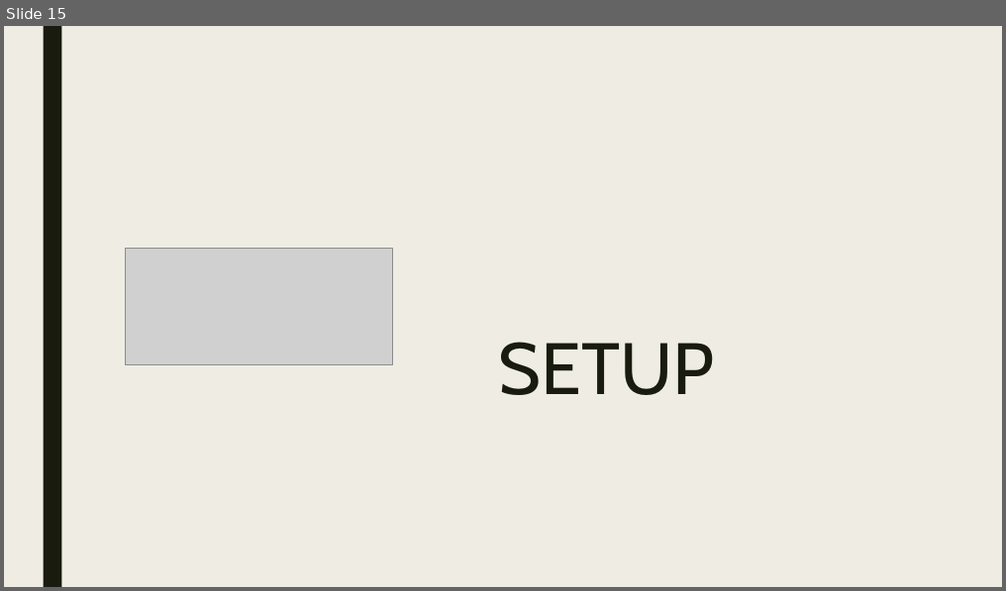
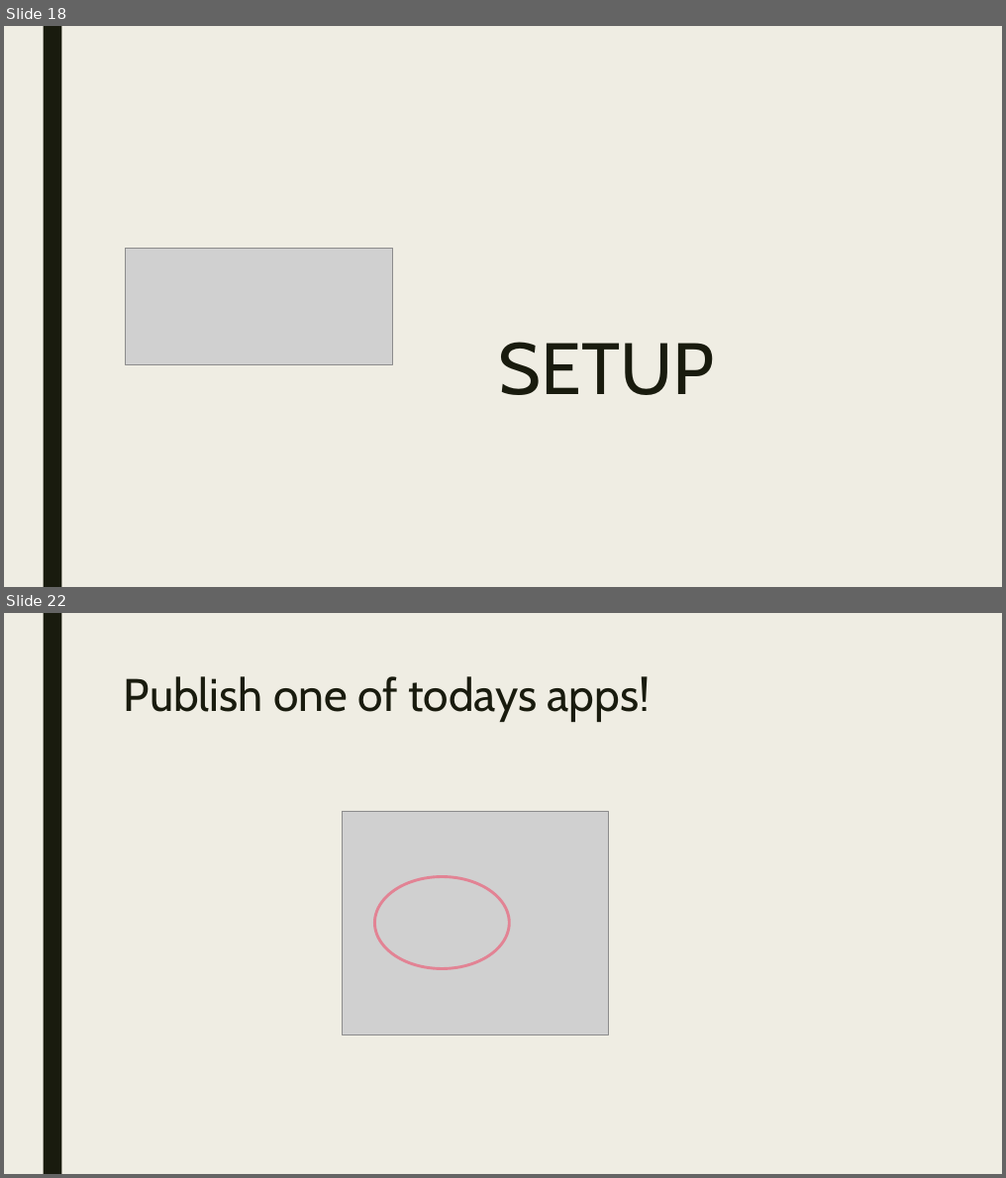
Before and after one commit to RforOperations2018/Class_2, a slide deck: Class 5.pptx. Shown one above the other, each under a label of ours: slide 15 before the commit, slides 18 and 22 after it; the slides between them are not shown. The pictures are 1006x591 and 1006x1178 pixels, drawn with LibreOffice and Linux fonts; fonts in the diff are those of the drawing; grey boxes stand for pictures. Boxes give left, top, right and bottom in pixels: in the first picture for what was removed or moved away, otherwise in the second. Text is boxed around its words. In the diff, an @@ line names an element or a change of style, - is before the commit and + after.

Commit message:
Publishing

```diff
--- a/Class 5.pptx
+++ b/Class 5.pptx
@@ slide 22 added at (4, 613, 1002, 1174), background #EFEDE3; not listed: 1 template element that a slide beside it also shows @@
@@ title added at (124, 676, 650, 722), 44 pt, text #191B0E @@
+Publish one of todays apps!
@@ picture added at (342, 811, 608, 1035) @@
@@ ellipse added at (374, 877, 509, 969), outline #E28394 2.75 pt @@
@@ what was slide 15 is now slide 18 @@
```
Also in this commit, not shown: 5 other slides added.
